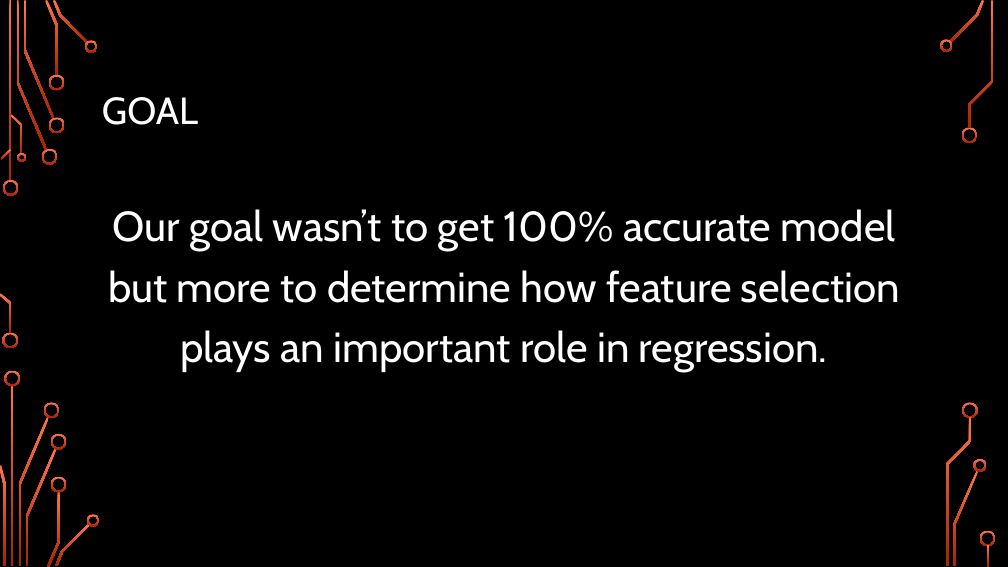
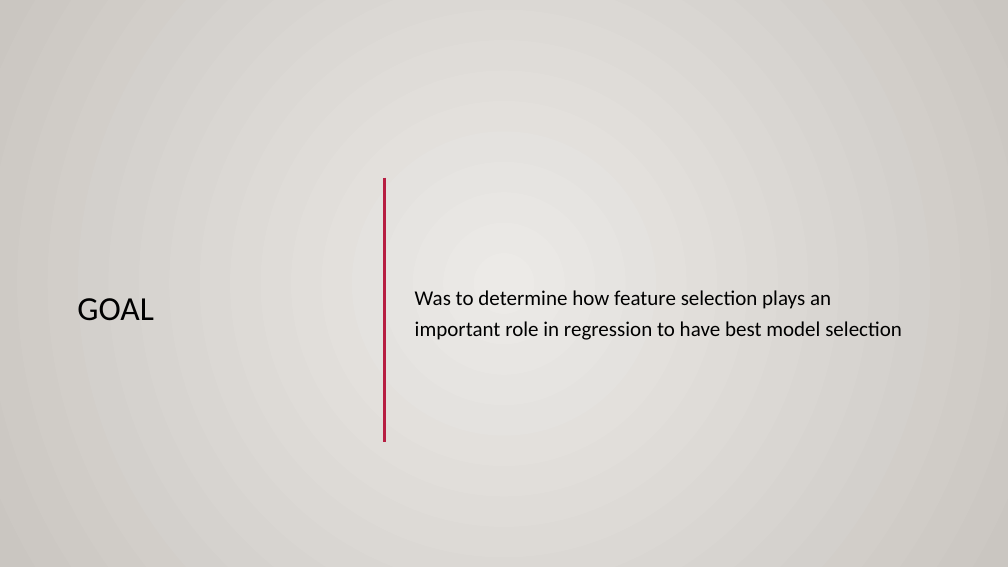
Before and after one commit to karimkhamwani/data-mining, a slide deck: slide 5 of Caravan.pptx (slide 4 before the commit). Drawn at 1008x567 pixels with LibreOffice and Linux fonts; fonts in the diff are those of the drawing; background and template pictures are left out. Boxes give left, top, right and bottom in pixels: in the first picture for what was removed or moved away, otherwise in the second. Text is boxed around its words. In the diff, an @@ line names an element or a change of style, - is before the commit and + after.

```diff
--- a/Caravan.pptx
+++ b/Caravan.pptx
@@ background picture (left out) to gradient #ECEAE7 to #CAC7C1 @@
@@ rectangle added at bbox=[0, 0, 1008, 567], fill gradient #ECEAE7 to #CAC7C1 @@
@@ title "GOAL": place and size @@
-title "GOAL" at bbox=[102, 97, 198, 125]
+title "GOAL" at bbox=[77, 298, 154, 321]
@@ title "GOAL" at bbox=[77, 298, 154, 321]: size 36 to 32 pt, font Cabin to Calibri, text colour #FFFFFF to #000000 @@
@@ text "Was to determine how feature ..." at bbox=[415, 290, 902, 340]: vertical alignment top to middle @@
@@ rectangle added at bbox=[0, 167, 1008, 507], fill gradient #DFDBD5 @@
@@ line added from (120, 153) to (915, 153), #B71E42 2.5 pt @@
@@ line added from (385, 178) to (385, 442), #B71E42 2.5 pt @@
@@ text at bbox=[415, 290, 902, 340]: text changed; size 40 to 20 pt; font Cabin to Calibri; text colour #FFFFFF to #000000 @@
-Our goal wasn’t to get 100% accurate model but more to determine how feature selection plays an important role in regression.
+Was to determine how feature selection plays an important role in regression to have best model selection
@@ line added from (0, 507) to (1008, 507), #000001 1 pt @@
@@ group removed at bbox=[0, 0, 996, 567]: 33 freeform shapes, 3 rectangles @@
```
Also in this commit, not shown: 11 other slides changed, 1 slide added, 1 slide removed, 1 other file.
